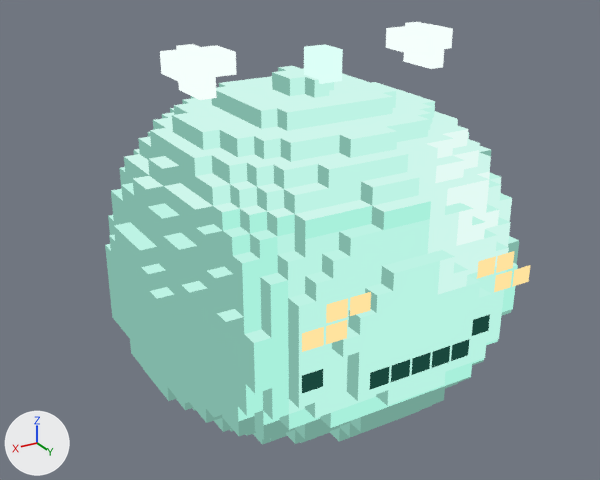
The glTF model assets/models/creatures/slime_anemo/slime_anemo.glb, before and after one commit.
Rendered twice from a 50 mm camera at (1.287, 2.085, 1.509) aimed at (0.045, 0.016, 0.475). Lighting does not change. The marker at lower left points along +X, +Y and +Z. The older version comes first. Where no turn or scale is listed for an object, it has been applied to the vertices. Vertices at exactly the same position are counted once.

In view in the first picture: 'ElementDetails', 'FaceExpression', 'Shell'.
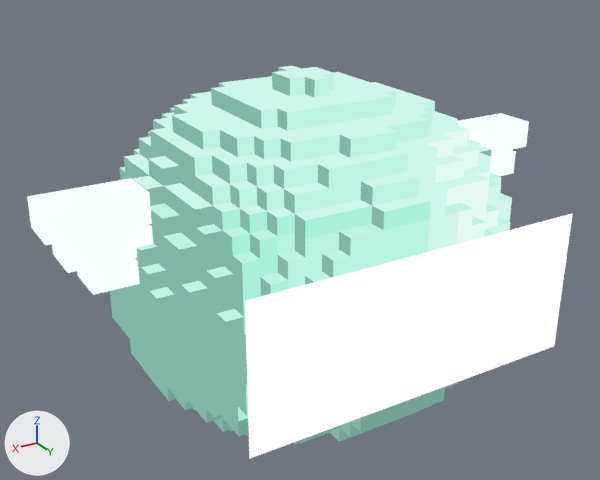
What differs and where, as boxes [x1, y1, x2, y2] in the pictures (600 x 480 px):
'Face', added
    after: [245, 213, 573, 459]
'ElementDetails', reshaped (71% wider, 132% taller)
    before: [160, 22, 453, 100]
    after: [27, 113, 529, 295]
'FaceExpression', deleted
    before: [302, 251, 530, 393]
    faces in mat_facelight: [302, 251, 530, 352]
    faces in mat_facedark: [302, 314, 490, 393]
part 1 of me_slime_anemo_accessories, added
    after: [457, 113, 529, 154]
part 2 of me_slime_anemo_accessories, added
    after: [490, 150, 516, 176]
part 3 of me_slime_anemo_accessories, added
    after: [27, 178, 152, 245]
part 4 of me_slime_anemo_accessories, added
    after: [52, 224, 153, 273]
part 5 of me_slime_anemo_accessories, added
    after: [77, 258, 140, 295]
part 6 of me_slime_anemo_accessories, deleted
    before: [304, 44, 343, 84]
part 7 of me_slime_anemo_accessories, deleted
    before: [160, 45, 237, 82]
part 8 of me_slime_anemo_accessories, deleted
    before: [403, 22, 446, 69]
part 9 of me_slime_anemo_accessories, deleted
    before: [386, 24, 453, 54]
part 10 of me_slime_anemo_accessories, deleted
    before: [176, 44, 217, 100]

Edits to the bpy script that builds the scene:
```text
Add mat_slimeface:
    mat_slimeface = bpy.data.materials.new('SlimeFace')
    # nodes: BsdfTransparent, Emission, LightPath, MixShader, OutputMaterial, VertexColor
Change me_slime_anemo_accessories:
    used by ob_elementdetails; parent = ob_bodypivot; location = (0.0, 0.0, 0.0)
    remove me_slime_anemo_accessories.from_pydata(...)  # 40 vertices, 60 faces; spans x -0.456..0.456, y -0.023..0.114, z 0.49..0.61
    remove me_slime_anemo_accessories.materials.append(mat_elementpale)
    add me_slime_anemo_accessories.from_pydata(...)  # 48 vertices, 72 faces; spans x -0.84..0.84, y -0.057..0.08, z -0.01..0.25
    me_slime_anemo_accessories part 1: a new loose piece, a box spanning x -0.84..-0.552, y -0.057..0.08, z 0.16..0.25, in mat_elementwhite
    me_slime_anemo_accessories part 2: a new loose piece, a box spanning x -0.792..-0.552, y -0.057..0.08, z 0.07..0.15, in mat_elementwhite
    me_slime_anemo_accessories part 3: a new loose piece, a box spanning x 0.552..0.84, y -0.057..0.08, z 0.16..0.25, in mat_elementwhite
    me_slime_anemo_accessories part 4: a new loose piece, a box spanning x 0.552..0.792, y -0.057..0.08, z 0.07..0.15, in mat_elementwhite
    me_slime_anemo_accessories part 5: a new loose piece, a box spanning x 0.552..0.732, y -0.057..0.08, z -0.01..0.06, in mat_elementwhite
    me_slime_anemo_accessories part 6: the loose piece of 8 vertices spanning x -0.036..0.036, y 0.023..0.114, z 0.49..0.58 is deleted
    me_slime_anemo_accessories part 7: the loose piece of 8 vertices spanning x 0.288..0.456, y -0.023..0.091, z 0.54..0.6 is deleted
    me_slime_anemo_accessories part 8: the loose piece of 8 vertices spanning x -0.408..-0.36, y -0.023..0.114, z 0.49..0.61 is deleted
    me_slime_anemo_accessories part 9: the loose piece of 8 vertices spanning x -0.456..-0.288, y -0.023..0.091, z 0.54..0.6 is deleted
    me_slime_anemo_accessories part 10: the loose piece of 8 vertices spanning x 0.36..0.408, y -0.023..0.114, z 0.49..0.61 is deleted
    other edits to the shape of me_slime_anemo_accessories do not show in these pictures
Add me_slime_anemo_face_1:
    me_slime_anemo_face_1.from_pydata(...)  # 4 vertices, 2 faces; spans x -0.529..0.529, y 0.579, z -0.299..0.14
    me_slime_anemo_face_1.materials.append(mat_slimeface)
Remove ob_faceexpression:
    ob_faceexpression = bpy.data.objects.new('FaceExpression', me_slime_anemo_face)
    ob_faceexpression.location = (0.0, 0.0, 0.499)
Add ob_face:
    ob_face = bpy.data.objects.new('Face', me_slime_anemo_face_1)
    ob_face.location = (0.0, 0.0, 0.499)
```
